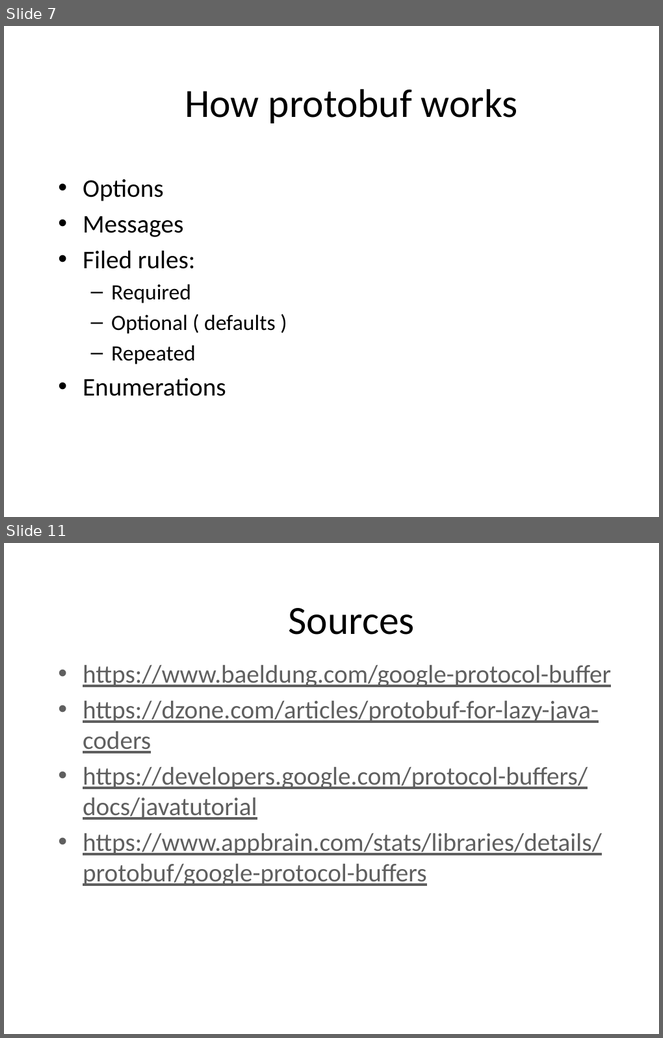
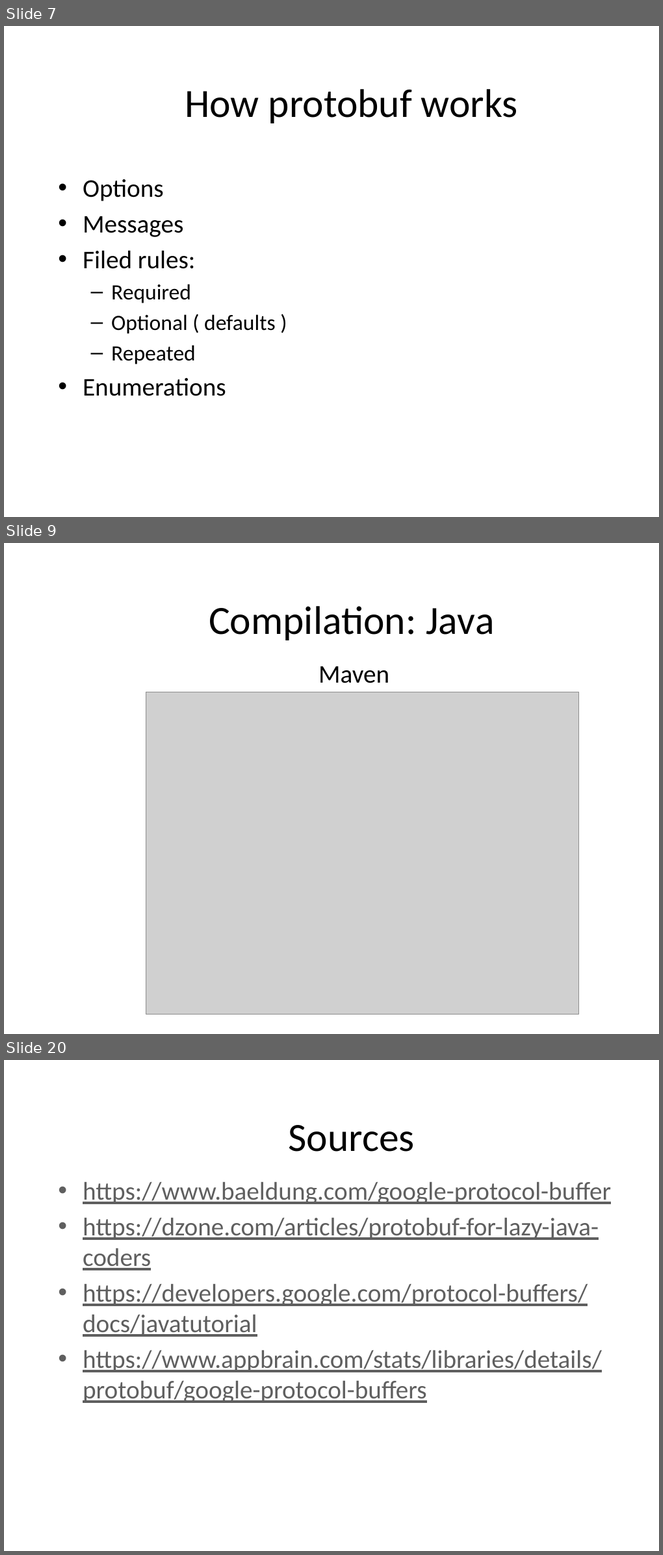
Before and after one commit to BartoszGardziejewski/ProtocolBufferDemo, a slide deck: ProtoBuff.pptx. Shown one above the other, each under a label of ours: slides 7 and 11 before the commit, slides 7, 9 and 20 after it; the slides between them are not shown. The pictures are 663x1038 and 663x1555 pixels, drawn with LibreOffice and Linux fonts; fonts in the diff are those of the drawing; grey boxes stand for pictures; background and template pictures are left out. Boxes give left, top, right and bottom in pixels: in the first picture for what was removed or moved away, otherwise in the second. Text is boxed around its words. In the diff, an @@ line names an element or a change of style, - is before the commit and + after.

```diff
--- a/ProtoBuff.pptx
+++ b/ProtoBuff.pptx
@@ slide 9 added at [4, 543, 659, 1034], background picture (left out) @@
@@ text added at [209, 606, 494, 641], 44 pt, text #000000 @@
+Compilation: Java
@@ text added at [319, 667, 389, 683], 28 pt, text #000000 @@
+Maven
@@ picture added at [146, 692, 579, 1014] @@
@@ what was slide 11 is now slide 20 @@
```
Also in this commit, not shown: 3 slides changed, 10 other slides added, 2 slides removed, 5 other files.
